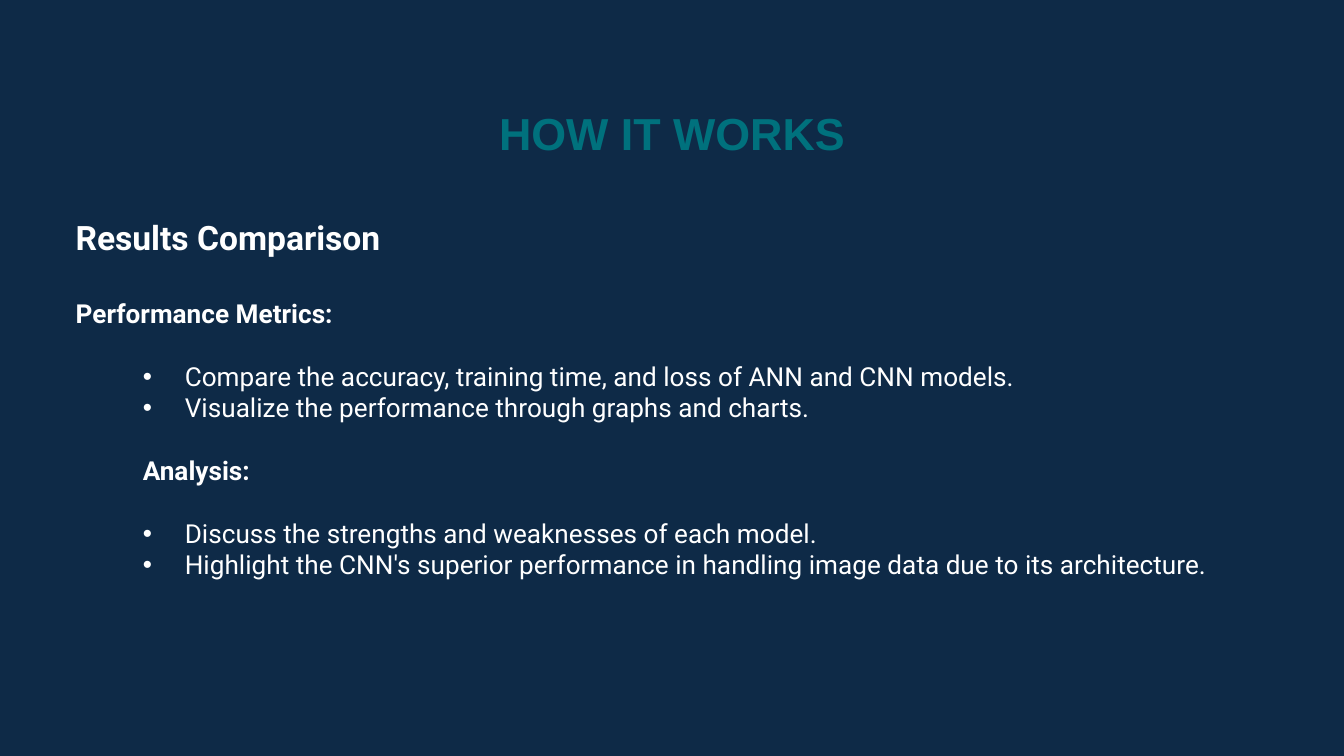
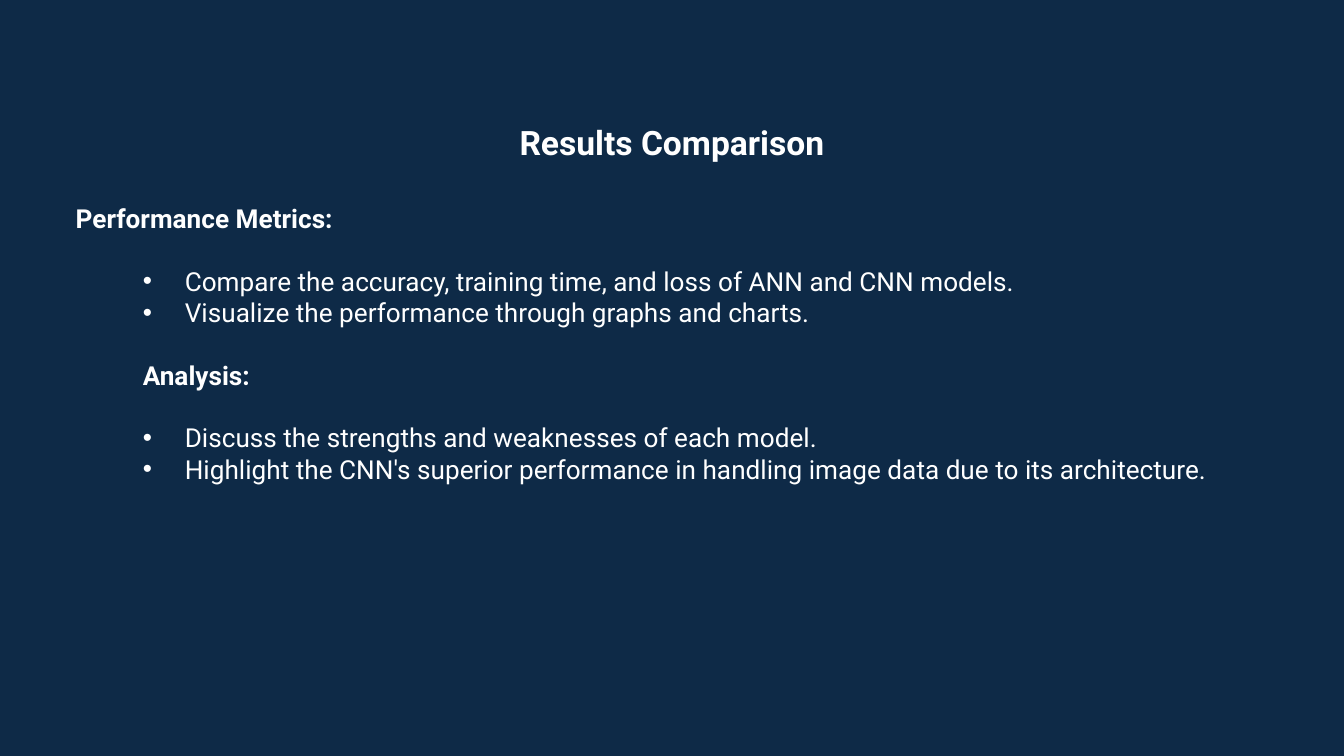
Before and after one commit to UsamaSani/Image_Classification, a slide deck: slide 10 of AI PRESENTATION.pptx (slide 8 before the commit). Drawn at 1344x756 pixels with LibreOffice and Linux fonts; fonts in the diff are those of the drawing. Boxes give left, top, right and bottom in pixels: in the first picture for what was removed or moved away, otherwise in the second. Text is boxed around its words. In the diff, an @@ line names an element or a change of style, - is before the commit and + after.

```diff
--- a/AI PRESENTATION.pptx
+++ b/AI PRESENTATION.pptx
@@ text "Results Comparison": place and size @@
-text "Results Comparison" at box(76, 224, 1206, 580)
+text "Results Comparison" at box(76, 129, 1206, 485)
@@ text removed at box(499, 119, 845, 150) @@
-HOW IT WORKS
@@ text at box(520, 129, 824, 162): alignment left to centre @@
```
Also in this commit, not shown: 8 other slides changed, 2 slides added, 1 other file.
